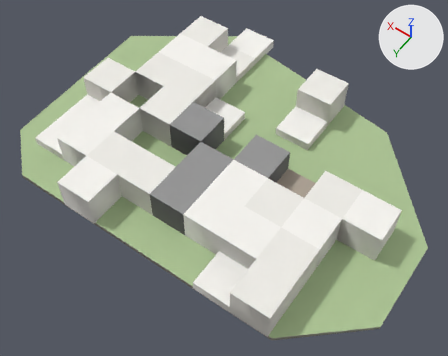
Two versions of the glTF model godot_project/remake/sky/islands/SKY-029.lod2.glb, one commit apart.
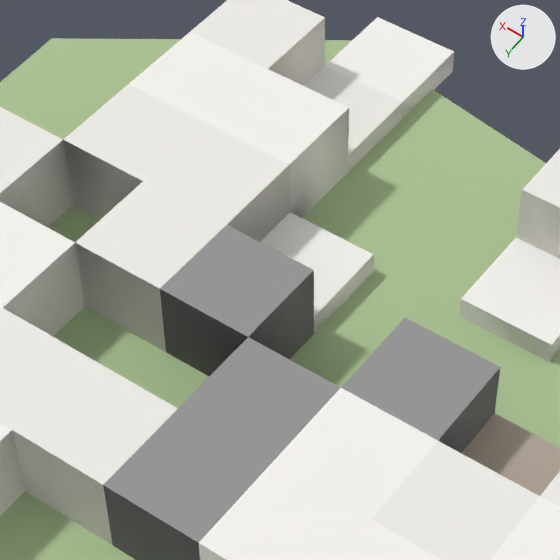
Old and new are each drawn whole from a camera (50 mm lens) standing at (-93.7, 129.4, 188.2) and looking at (-2.2, 1.4, -13.0) and again close up on the part from 25% to 69% of the width and 6% to 62% of the height. The axes (+X, +Y, +Z) are drawn at upper right. The lights are the same throughout. The older version's two pictures come first. Vertices at exactly the same position are counted once.

Objects in the first close-up: 'deck', 'warren_hull'.
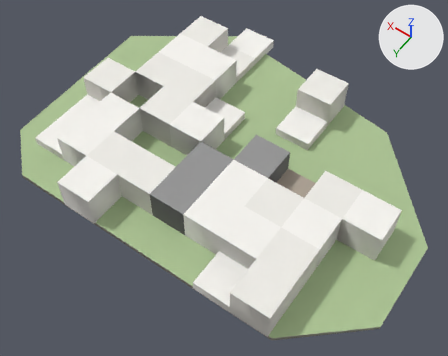
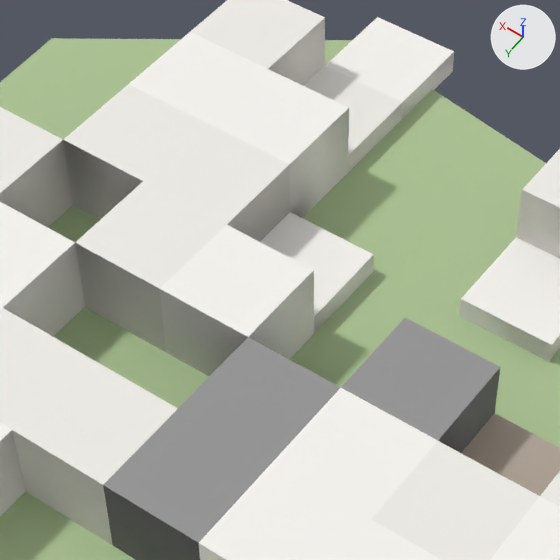
Changed parts and their boxes (x1, y1, x2, y2) in the close-ups (560 x 560 px):
part 1 of me_warren_hull, recoloured (dark grey to white)
    both: (160, 270, 314, 376)
part 2 of me_warren_hull, recoloured (grey to white)
    both: (160, 225, 313, 337)

What the commit changed:
me_warren_hull has 130 vertices, 260 faces and spans x -72.0..63.0, y -66.0..54.0, z -0.5..13.2.
me_warren_hull is used by ob_warren_hull; location (0.0, 0.0, 0.0).
me_warren_hull part 1: 8 faces centred in x 3.0..18.0, y -6.0..9.0, z 4.1..8.6 are repainted in the vertex colours; the middle colour goes from dark grey #6e6e6e to white #e6e4de.
me_warren_hull part 2: 2 faces centred in x 8.0..13.0, y -1.0..4.0, z 13.2 are repainted in the vertex colours; the middle colour goes from grey #969696 to white #f8f6f1.
